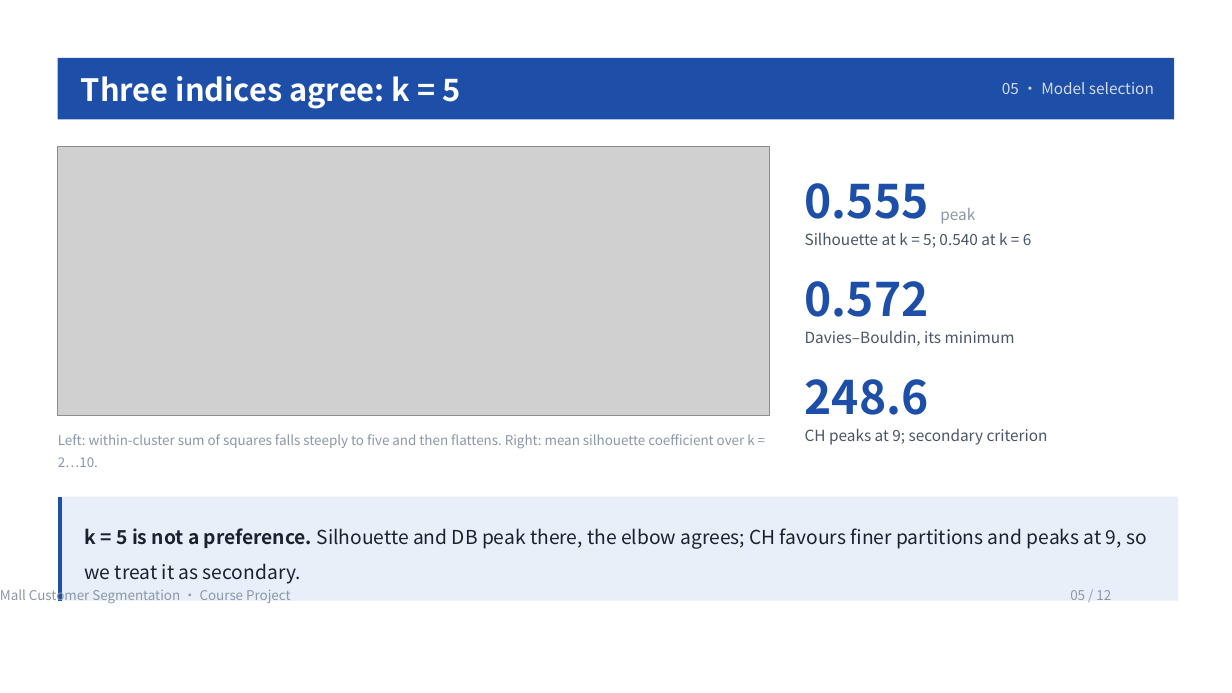
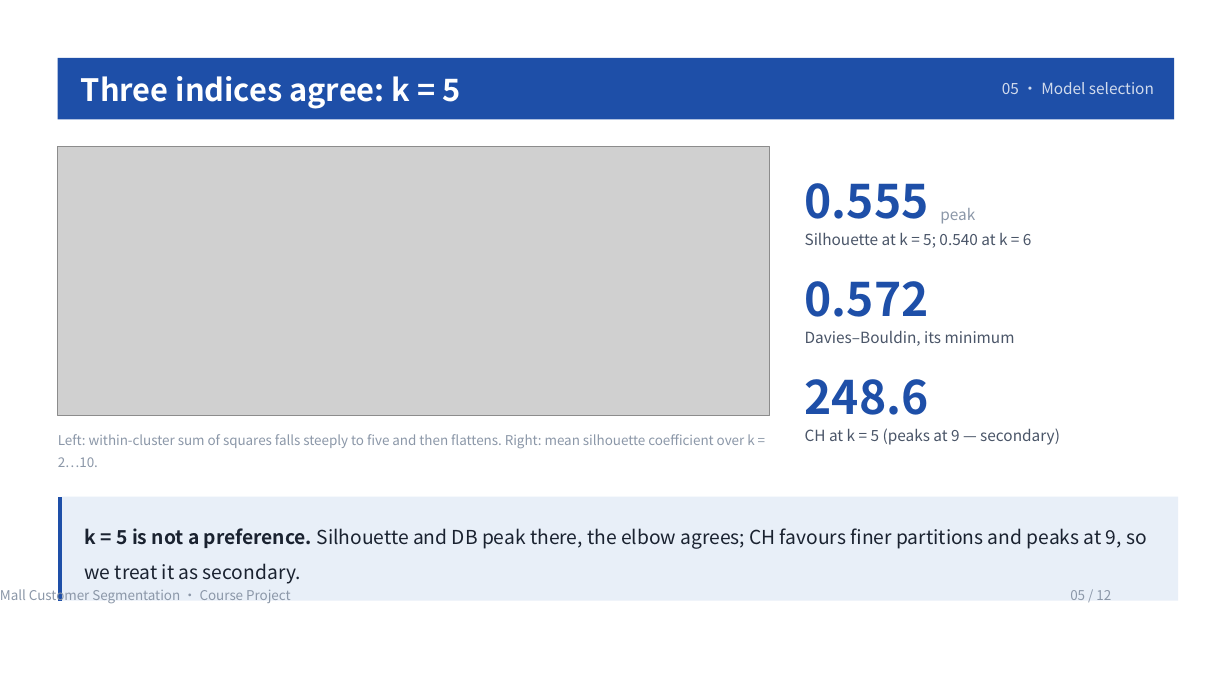
Before and after one commit to kaixinguaika/mall-customer-segmentation, a slide deck: slide 5 of slides/Mall_Customer_Segmentation.pptx. Drawn at 1232x693 pixels with LibreOffice and Linux fonts; fonts in the diff are those of the drawing; grey boxes stand for pictures. Boxes give left, top, right and bottom in pixels: in the first picture for what was removed or moved away, otherwise in the second. Text is boxed around its words. In the diff, an @@ line names an element or a change of style, - is before the commit and + after.

```diff
--- a/slides/Mall_Customer_Segmentation.pptx
+++ b/slides/Mall_Customer_Segmentation.pptx
@@ text at [805, 428, 1060, 445]: text changed @@
-CH peaks at 9; secondary criterion
+CH at k = 5 (peaks at 9 — secondary)
```
Also in this commit, not shown: 8 other files.
